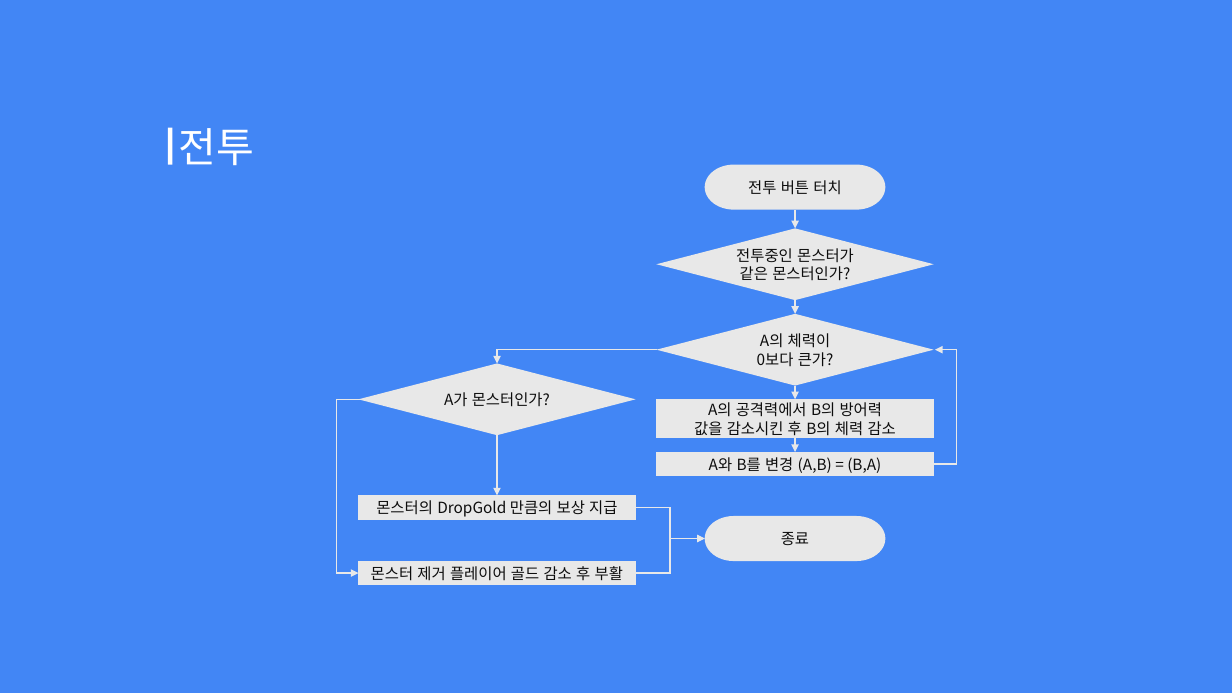
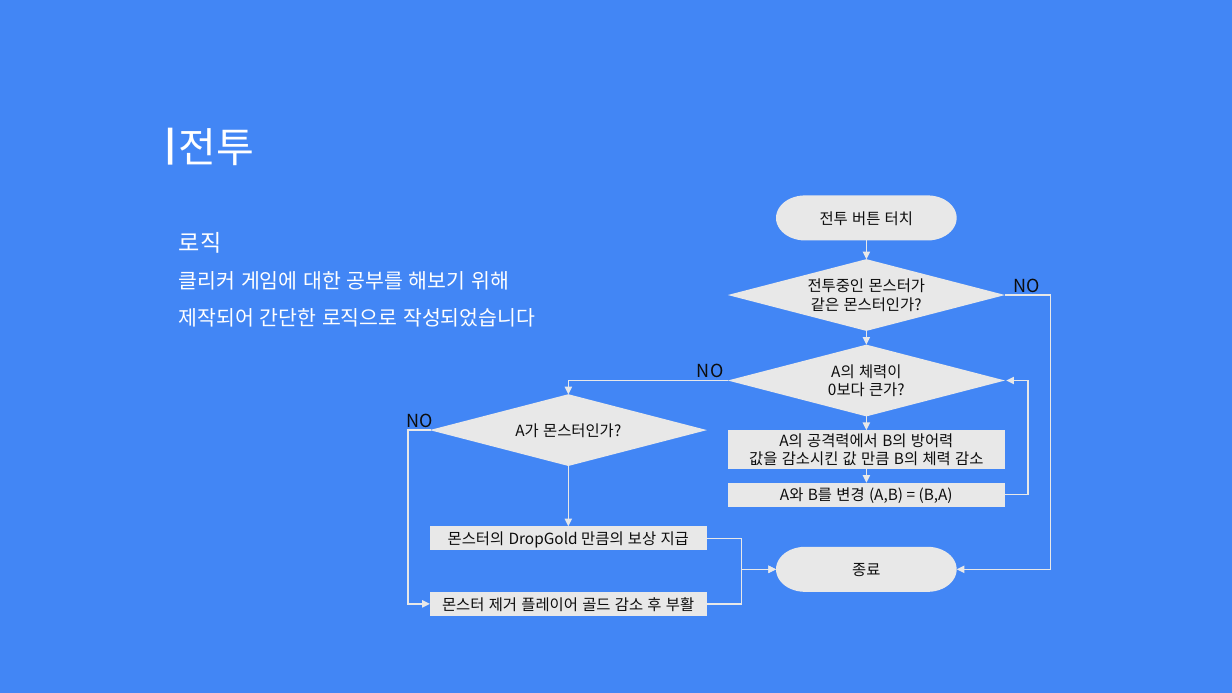
Before and after one commit to Hoyeom/CS-ClickerGame, a slide deck: slide 7 of Documents/TabHero.pptx. Drawn at 1232x693 pixels with LibreOffice and Linux fonts; fonts in the diff are those of the drawing. Boxes give left, top, right and bottom in pixels: in the first picture for what was removed or moved away, otherwise in the second. Text is boxed around its words. In the diff, an @@ line names an element or a change of style, - is before the commit and + after.

```diff
--- a/Documents/TabHero.pptx
+++ b/Documents/TabHero.pptx
@@ text added at (x1=179, y1=232, x2=535, y2=327), 16 pt, text #FFFFFF @@
+로직
+클리커 게임에 대한 공부를 해보기 위해
+제작되어 간단한 로직으로 작성되었습니다
@@ elbow arrow added from (1006, 295) to (957, 569), #E8E8E8 1 pt @@
@@ text added at (x1=1013, y1=278, x2=1039, y2=296), 14 pt, text #0D0D0D @@
+NO
@@ text added at (x1=697, y1=363, x2=723, y2=381), 14 pt, text #0D0D0D @@
+NO
@@ elbow arrow moved from (933, 464) - (935, 350) to (1006, 495) - (1006, 381) @@
@@ text added at (x1=407, y1=413, x2=433, y2=433), 14 pt, text #0D0D0D @@
+NO
@@ elbow arrow moved from (360, 399) - (359, 573) to (432, 431) - (430, 604) @@
@@ text in rectangle at (x1=749, y1=451, x2=983, y2=466): text changed @@
-값을 감소시킨 후 B의 체력 감소
+값을 감소시킨 값 만큼 B의 체력 감소
@@ 5 arrows, 4 rectangles, 3 diamonds, 3 elbow arrows, 2 pill shapes moved together from (x1=359, y1=165, x2=933, y2=585) to (x1=430, y1=195, x2=1006, y2=616) @@
```
Also in this commit, not shown: 1 other slide changed, 1 slide added, 15 other files.
